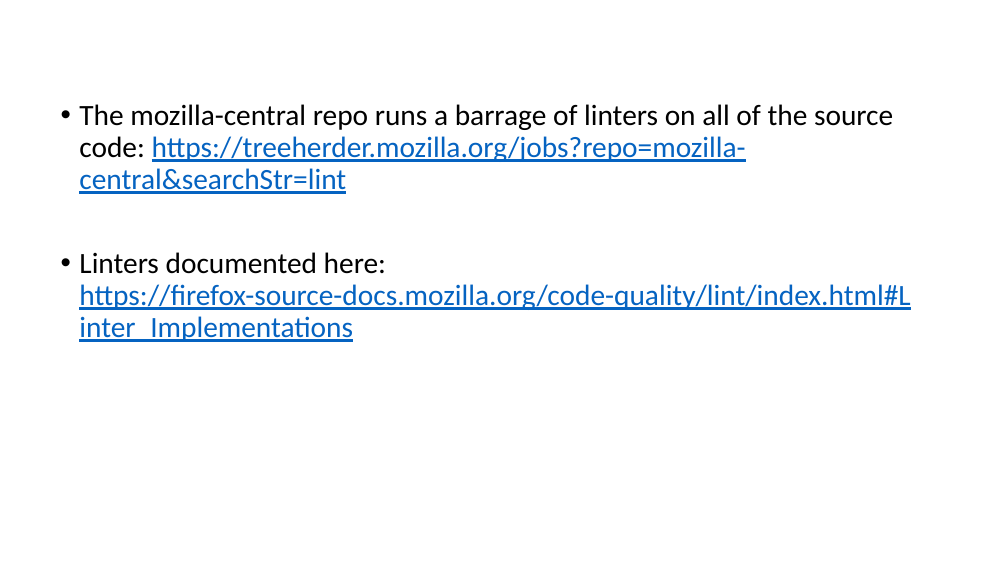
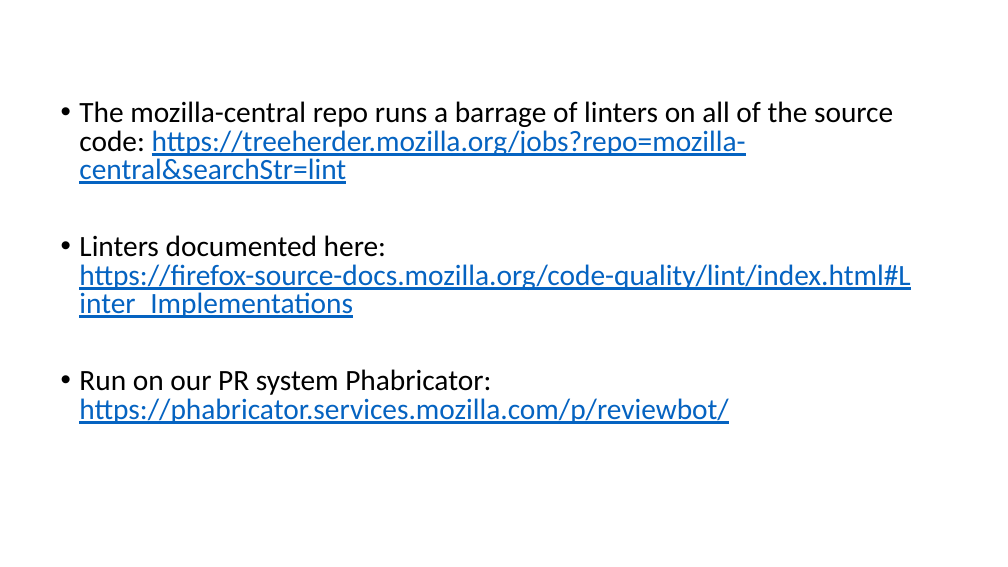
Before and after one commit to gmierzwinski/gmierzwinski.github.io, a slide deck: slide 8 of bishops/cs321/resources/CS321_Lecture_10A.pptx. Drawn at 1008x567 pixels with LibreOffice and Linux fonts; fonts in the diff are those of the drawing; background and template pictures are left out. Boxes give left, top, right and bottom in pixels: in the first picture for what was removed or moved away, otherwise in the second. Text is boxed around its words. In the diff, an @@ line names an element or a change of style, - is before the commit and + after.

```diff
--- a/bishops/cs321/resources/CS321_Lecture_10A.pptx
+++ b/bishops/cs321/resources/CS321_Lecture_10A.pptx
@@ text at (79,101,910,318): line spacing 0.9 to 0.8 @@
@@ text at (79,369,728,424): paragraph added @@
+• Run on our PR system Phabricator: https://phabricator.services.mozilla.com/p/reviewbot/
```
Also in this commit, not shown: 1 other file.
